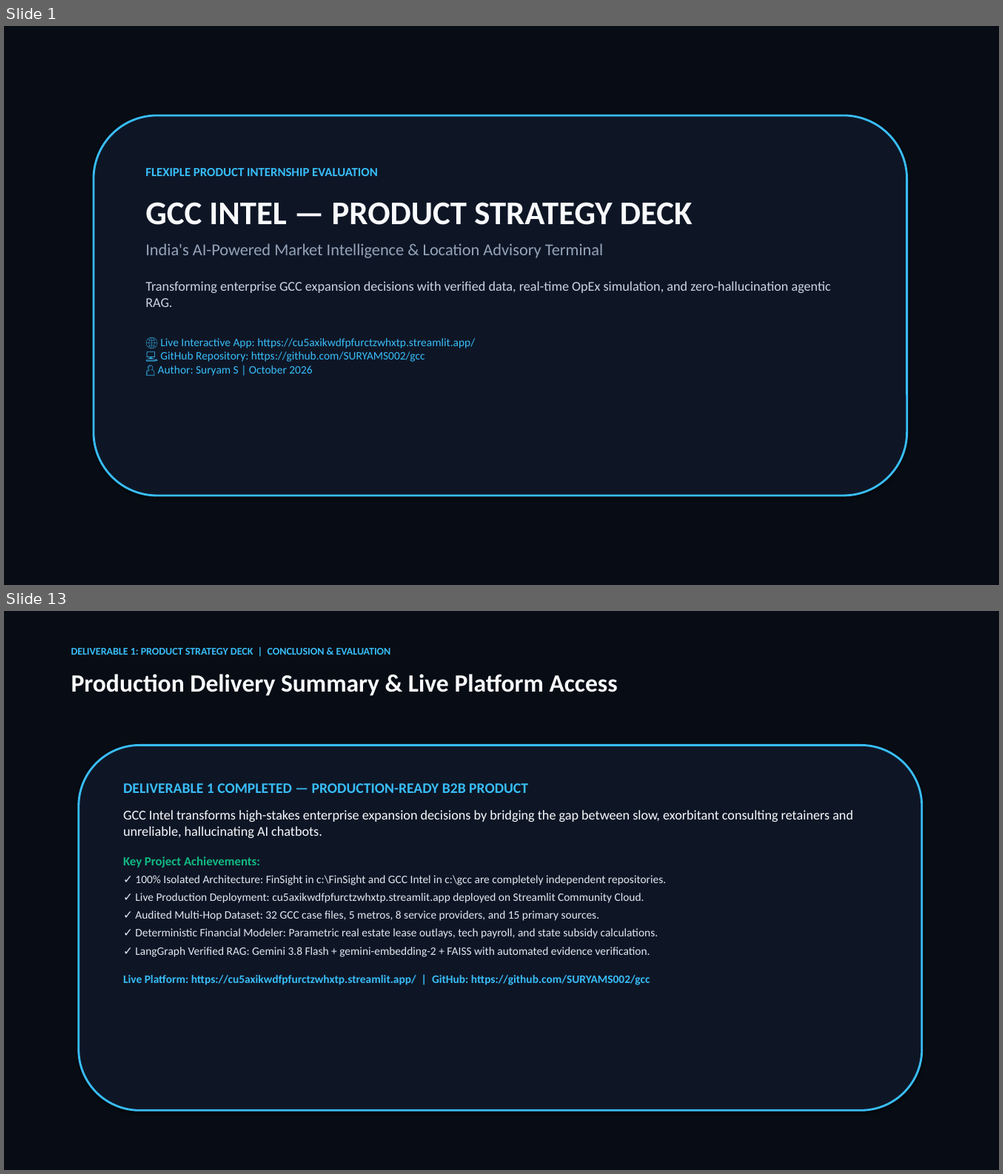
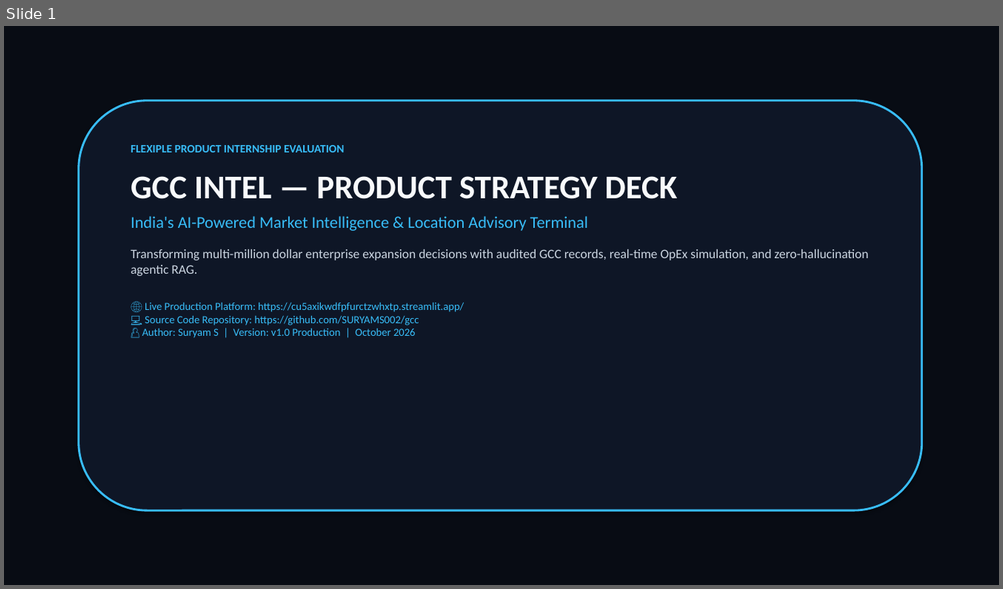
Before and after one commit to SURYAMS002/gcc, a slide deck: GCC_Intel_Product_Strategy_Deck.pptx. Shown one above the other, each under a label of ours: slides 1 and 13 before the commit, slide 1 after it; the slides between them are not shown. The pictures are 1003x1174 and 1003x589 pixels, drawn with LibreOffice and Linux fonts; fonts in the diff are those of the drawing. Boxes give left, top, right and bottom in pixels: in the first picture for what was removed or moved away, otherwise in the second. Text is boxed around its words. In the diff, an @@ line names an element or a change of style, - is before the commit and + after.

Commit message:
Elevate Product Strategy Deck to 15 executive slides: add system architecture, deep dives on all special features, and eliminate any external project mentions

```diff
--- a/GCC_Intel_Product_Strategy_Deck.pptx
+++ b/GCC_Intel_Product_Strategy_Deck.pptx
@@ slide 13 removed at [4, 611, 999, 1170], background #FFFFFF @@
@@ rectangle removed at [4, 611, 999, 1170] @@
@@ text removed at [71, 648, 391, 655] @@
-DELIVERABLE 1: PRODUCT STRATEGY DECK | CONCLUSION & EVALUATION
@@ text removed at [71, 674, 617, 696] @@
-Production Delivery Summary & Live Platform Access
@@ rounded rectangle removed at [79, 745, 922, 1111] @@
@@ text removed at [123, 783, 853, 985] @@
-DELIVERABLE 1 COMPLETED — PRODUCTION-READY B2B PRODUCT
-GCC Intel transforms high-stakes enterprise expansion decisions by bridging the gap between slow, exorbitant consulting retainers and unreliable, hallucinating AI chatbots.
-Key Project Achievements:
-✓ 100% Isolated Architecture: FinSight in c:\FinSight and GCC Intel in c:\gcc are completely independent repositories.
-✓ Live Production Deployment: cu5axikwdfpfurctzwhxtp.streamlit.app deployed on Streamlit Community Cloud.
-✓ Audited Multi-Hop Dataset: 32 GCC case files, 5 metros, 8 service providers, and 15 primary sources.
-✓ Deterministic Financial Modeler: Parametric real estate lease outlays, tech payroll, and state subsidy calculations.
-✓ LangGraph Verified RAG: Gemini 3.8 Flash + gemini-embedding-2 + FAISS with automated evidence verification.
-Live Platform: https://cu5axikwdfpfurctzwhxtp.streamlit.app/ | GitHub: https://github.com/SURYAMS002/gcc
@@ slide 1 changed as well @@
@@ rounded rectangle: place and size @@
-rounded rectangle at [94, 116, 907, 496]
+rounded rectangle at [79, 101, 922, 511]
@@ text "FLEXIPLE PRODUCT INTERNSHIP EVALUATION": place and size @@
-text "FLEXIPLE PRODUCT INTERNSHIP EVALUATION" at [145, 168, 831, 376]
+text "FLEXIPLE PRODUCT INTERNSHIP EVALUATION" at [131, 145, 868, 338]
@@ text at [131, 145, 677, 231]: size 12 to 11 pt in "FLEXIPLE PRODUCT INTERNSHIP EVALUATION"; text colour #94A3B8 to #38BDF8 in "India's AI-Powered Market Intelligence & Location Advisory ..."; less space between paragraphs @@
@@ text at [131, 249, 868, 338]: text changed; size 11 to 10.5 pt @@
-Transforming enterprise GCC expansion decisions with verified data, real-time OpEx simulation, and zero-hallucination agentic RAG.
-🌐 Live Interactive App: https://cu5axikwdfpfurctzwhxtp.streamlit.app/
-💻 GitHub Repository: https://github.com/SURYAMS002/gcc
-👤 Author: Suryam S | October 2026
+Transforming multi-million dollar enterprise expansion decisions with audited GCC records, real-time OpEx simulation, and zero-hallucination agentic RAG.
+🌐 Live Production Platform: https://cu5axikwdfpfurctzwhxtp.streamlit.app/
+💻 Source Code Repository: https://github.com/SURYAMS002/gcc
+👤 Author: Suryam S | Version: v1.0 Production | October 2026
```
Also in this commit, not shown: 10 other slides changed, 4 slides added, 1 other slide removed, 2 other files.
